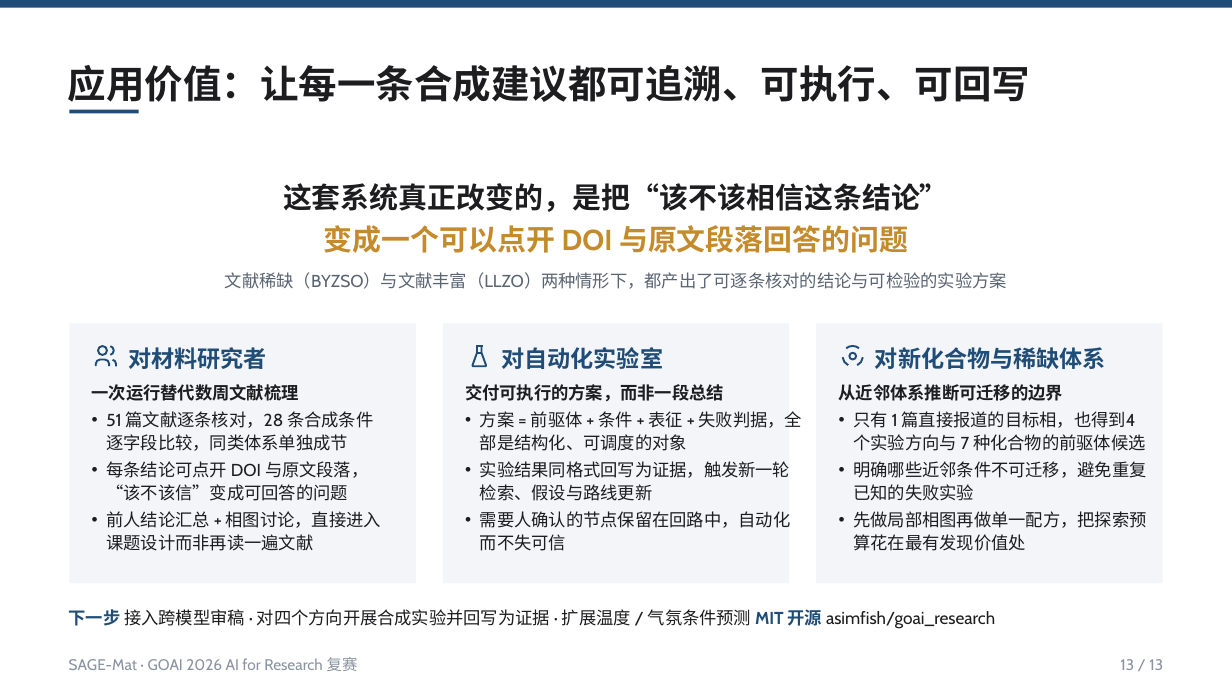
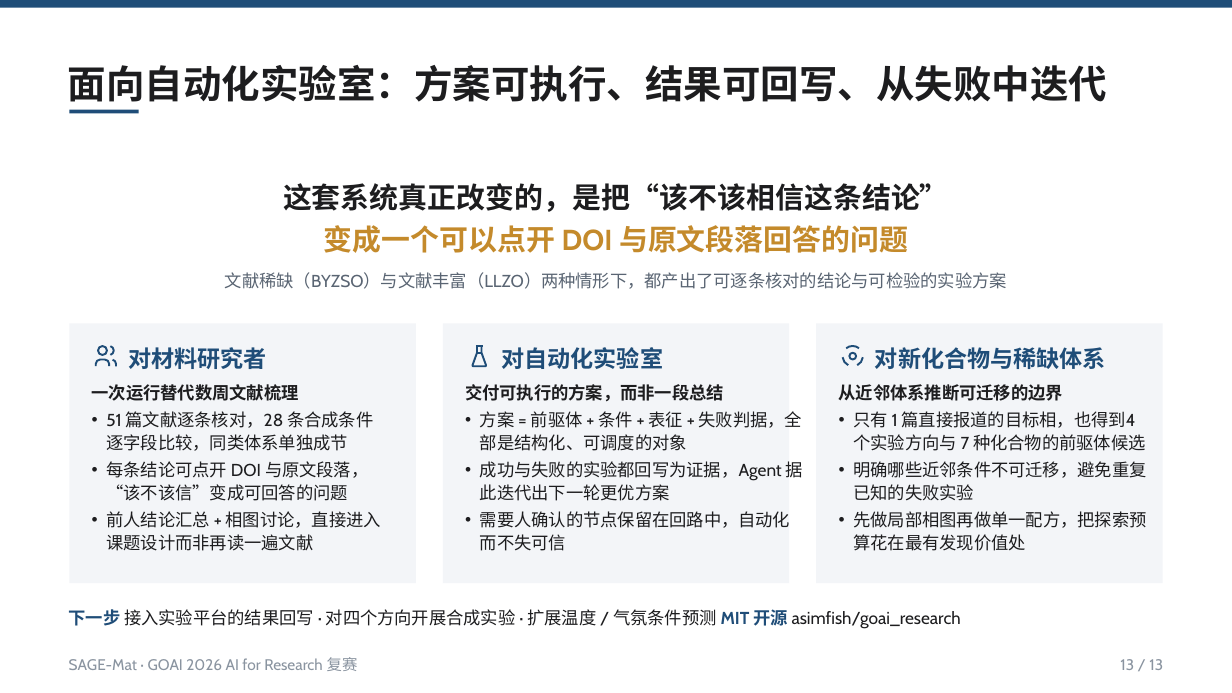
Before and after one commit to asimfish/goai_research, a slide deck: slide 13 of submission/方案说明PPT/SAGE-Mat_复赛方案说明.pptx. Drawn at 1232x693 pixels with LibreOffice and Linux fonts; fonts in the diff are those of the drawing. Boxes give left, top, right and bottom in pixels: in the first picture for what was removed or moved away, otherwise in the second. Text is boxed around its words. In the diff, an @@ line names an element or a change of style, - is before the commit and + after.

```diff
--- a/submission/方案说明PPT/SAGE-Mat_复赛方案说明.pptx
+++ b/submission/方案说明PPT/SAGE-Mat_复赛方案说明.pptx
@@ text at <box>68,65,1107,102</box>: text changed @@
-应用价值：让每一条合成建议都可追溯、可执行、可回写
+面向自动化实验室：方案可执行、结果可回写、从失败中迭代
@@ text at <box>480,461,803,501</box>: text changed @@
-• 实验结果同格式回写为证据，触发新一轮检索、假设与路线更新
+• 成功与失败的实验都回写为证据，Agent 据此迭代出下一轮更优方案
@@ text at <box>69,609,961,629</box>: text changed @@
-下一步 接入跨模型审稿 · 对四个方向开展合成实验并回写为证据 · 扩展温度 / 气氛条件预测 MIT 开源 asimfish/goai_research
+下一步 接入实验平台的结果回写 · 对四个方向开展合成实验 · 扩展温度 / 气氛条件预测 MIT 开源 asimfish/goai_research
```
Also in this commit, not shown: 5 other slides changed, 1 slide added, 1 slide removed, 26 other files.
